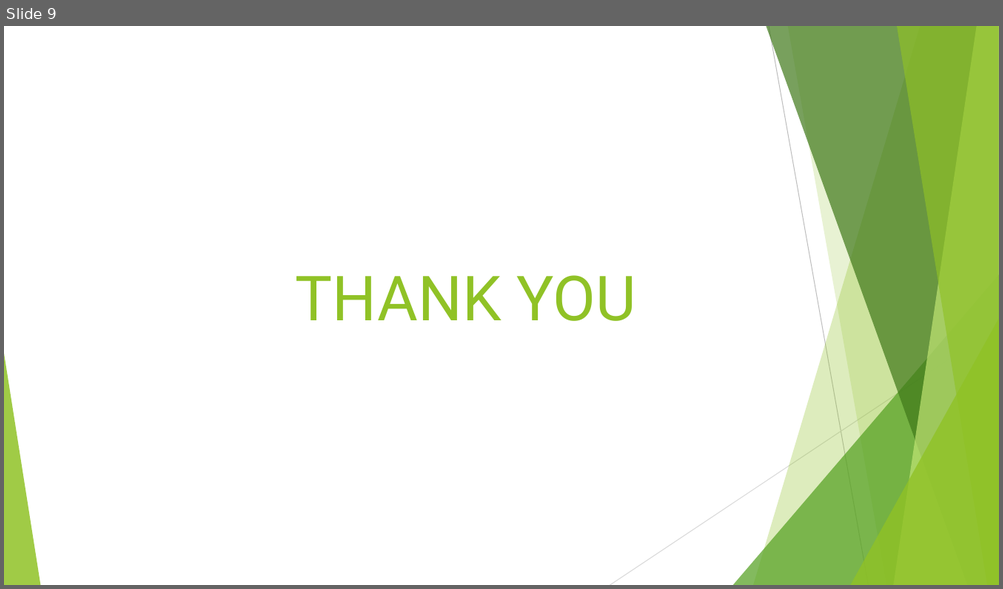
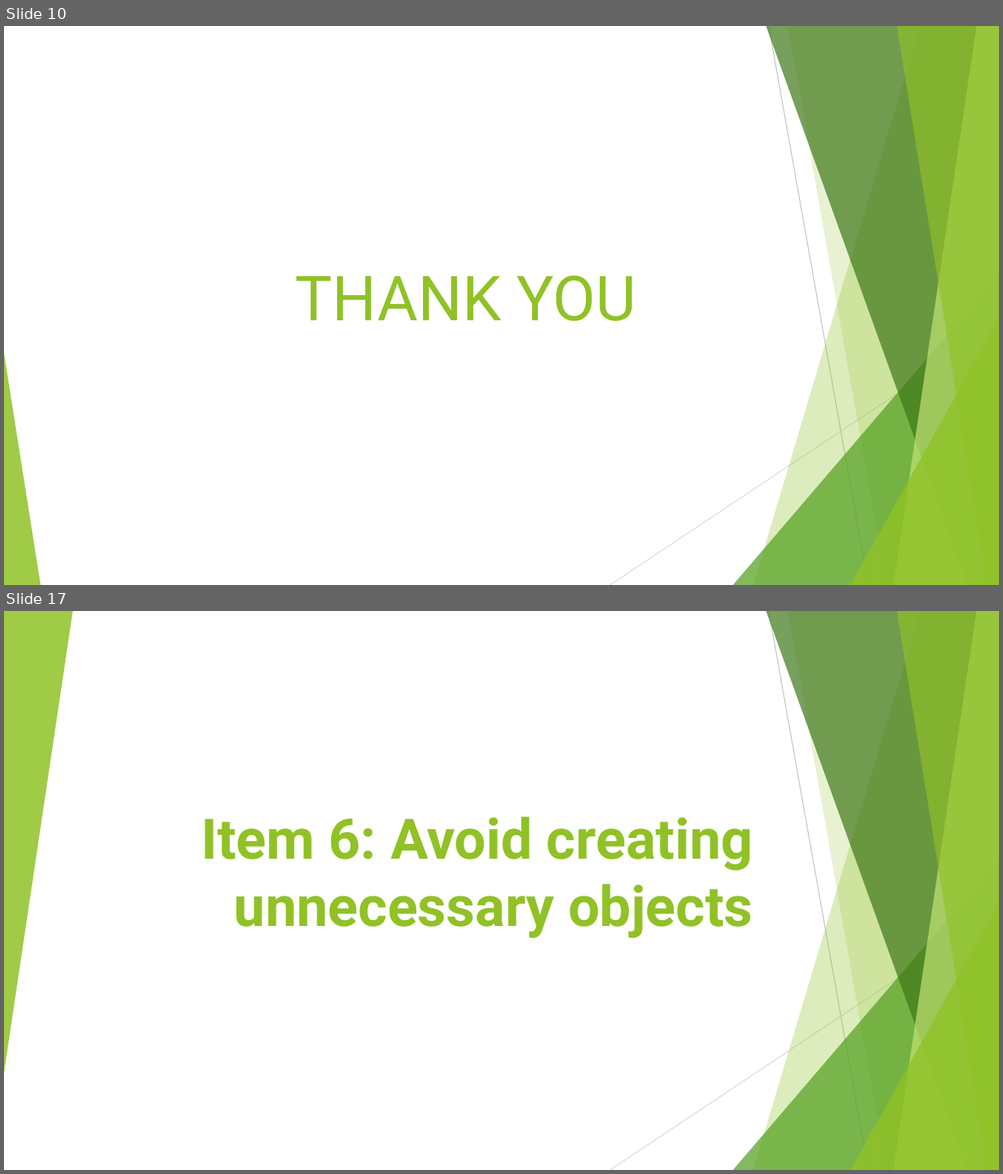
Before and after one commit to chinthanabt/EffectiveJava, a slide deck: EffectiveJava.pptx. Shown one above the other, each under a label of ours: slide 9 before the commit, slides 10 and 17 after it; the slides between them are not shown. The pictures are 1003x589 and 1003x1174 pixels, drawn with LibreOffice and Linux fonts; fonts in the diff are those of the drawing. Boxes give left, top, right and bottom in pixels: in the first picture for what was removed or moved away, otherwise in the second. Text is boxed around its words. In the diff, an @@ line names an element or a change of style, - is before the commit and + after.

```diff
--- a/EffectiveJava.pptx
+++ b/EffectiveJava.pptx
@@ slide 17 added at (4,611,999,1170), background #FFFFFF; not listed: 9 template elements that a slide beside it also shows @@
@@ triangle added at (4,611,73,1073), fill #90C226 at 85% opacity @@
@@ title added at (201,817,753,938), 54 pt, text #90C226, bold @@
+Item 6: Avoid creating unnecessary objects
@@ what was slide 9 is now slide 10 @@
```
Also in this commit, not shown: 11 other slides added.
